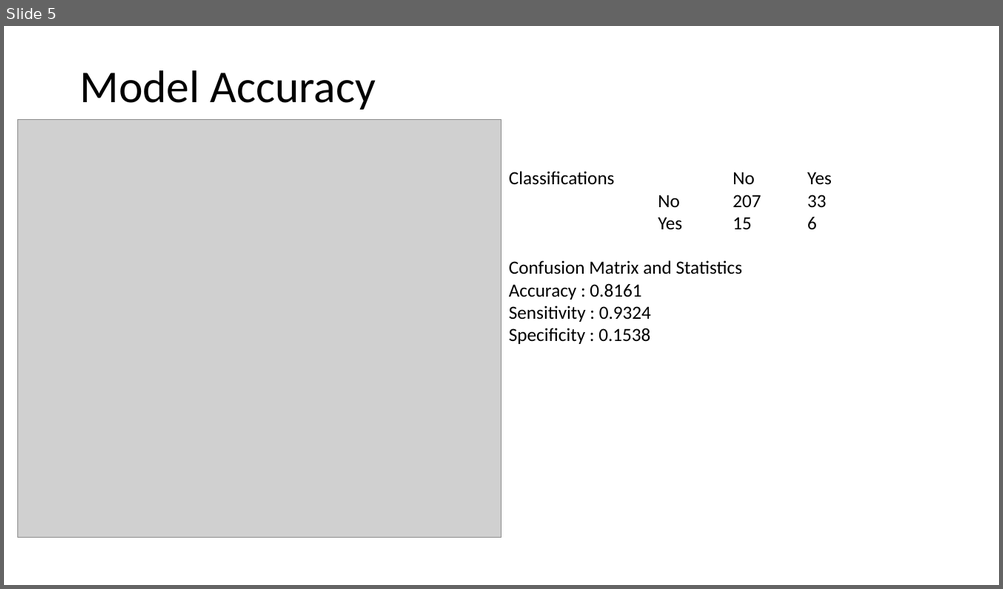
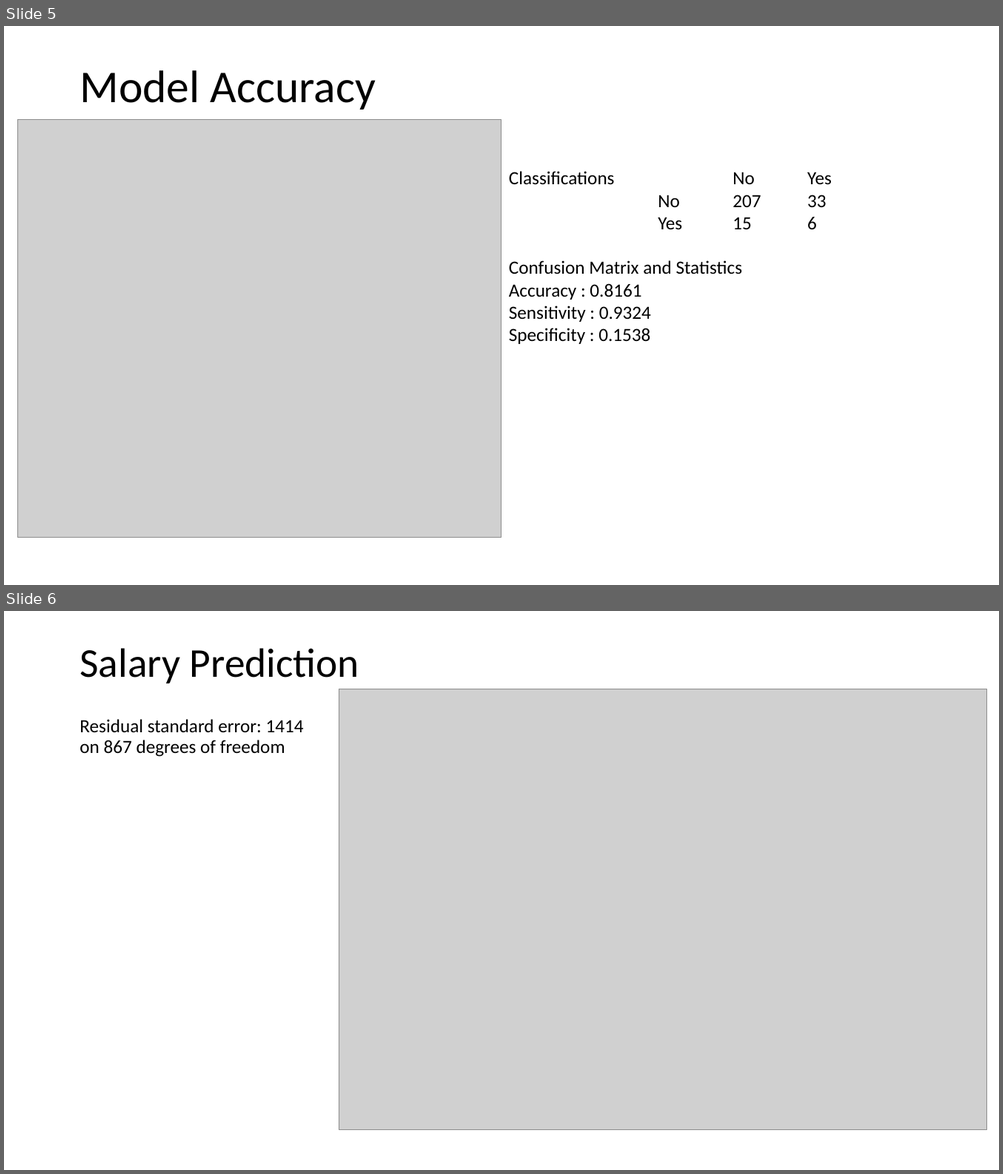
Before and after one commit to cmdre94/CaseStudy2DDS, a slide deck: Attrition Study.pptx. Shown one above the other, each under a label of ours: slide 5 before the commit, slides 5 and 6 after it. The pictures are 1003x589 and 1003x1174 pixels, drawn with LibreOffice and Linux fonts; fonts in the diff are those of the drawing; grey boxes stand for pictures. Boxes give left, top, right and bottom in pixels: in the first picture for what was removed or moved away, otherwise in the second. Text is boxed around its words. In the diff, an @@ line names an element or a change of style, - is before the commit and + after.

Commit message:
added salary predictions to ppt and updated rmd

```diff
--- a/Attrition Study.pptx
+++ b/Attrition Study.pptx
@@ slide 6 added at (4, 611, 999, 1170), background #FFFFFF @@
@@ title added at (79, 648, 359, 684), 39.6 pt, text #000000 @@
+Salary Prediction
@@ picture added at (339, 689, 987, 1130) @@
@@ text added at (79, 719, 304, 757), 18 pt, text #000000 @@
+Residual standard error: 1414 on 867 degrees of freedom
```
Also in this commit, not shown: 3 other slides added, 2 slides removed, 1 other file.
